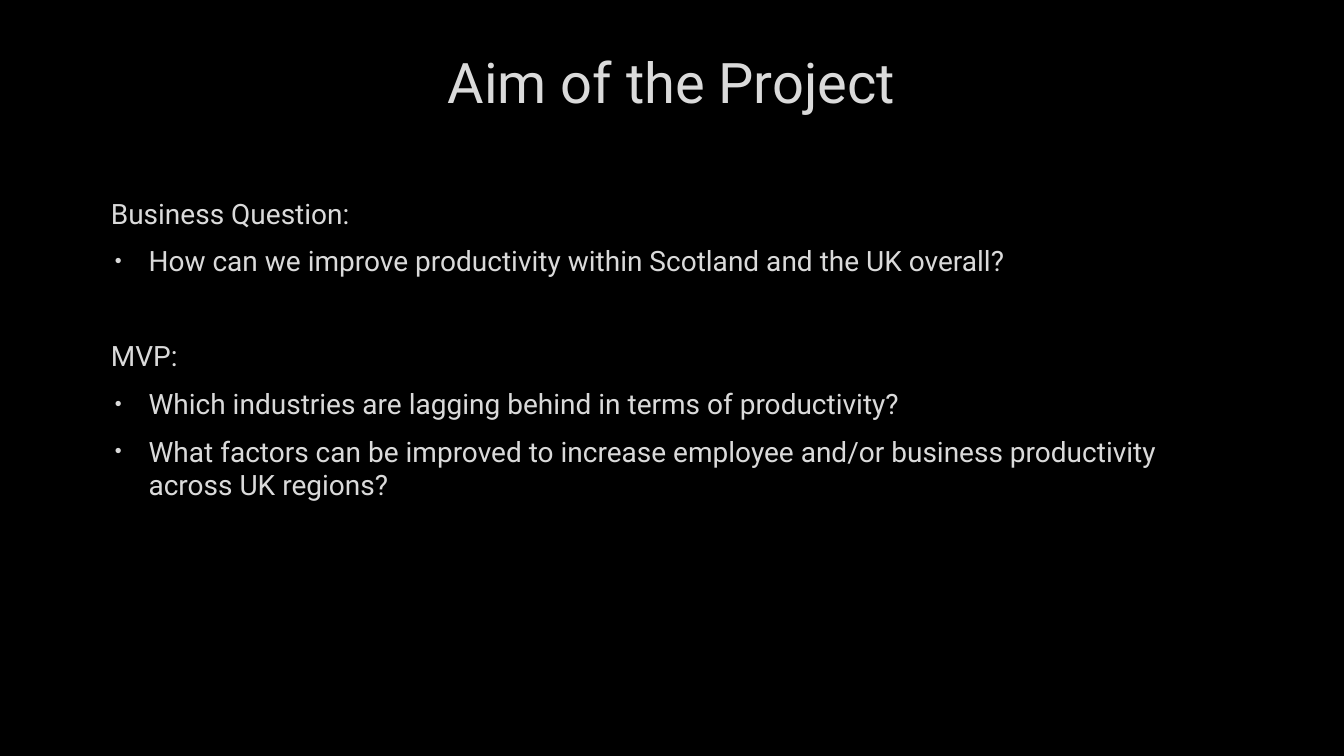
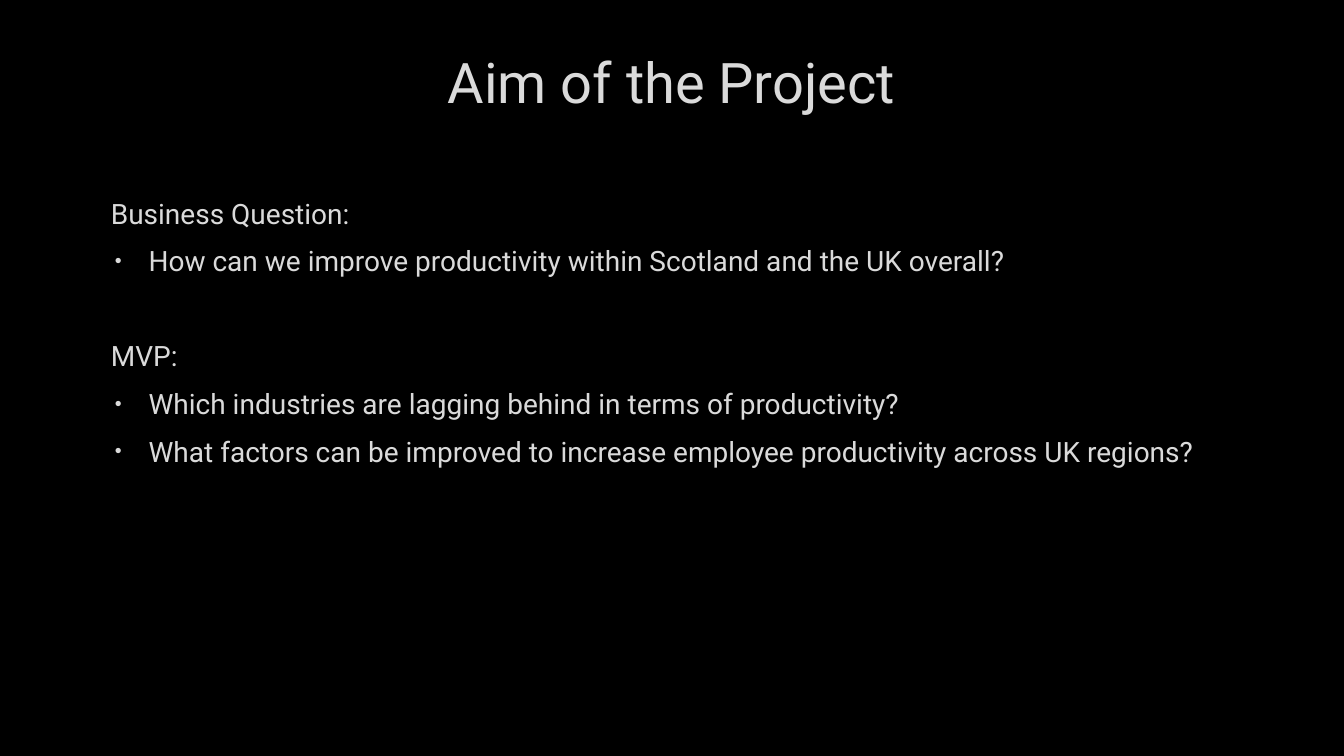
Before and after one commit to kanghinlee/Data-Projects, a slide deck: slide 6 of deloitte_productivity_project/presentation/New Microsoft PowerPoint Presentation.pptx. Drawn at 1344x756 pixels with LibreOffice and Linux fonts; fonts in the diff are those of the drawing; background and template pictures are left out. Boxes give left, top, right and bottom in pixels: in the first picture for what was removed or moved away, otherwise in the second. Text is boxed around its words. In the diff, an @@ line names an element or a change of style, - is before the commit and + after.

```diff
--- a/deloitte_productivity_project/presentation/New Microsoft PowerPoint Presentation.pptx
+++ b/deloitte_productivity_project/presentation/New Microsoft PowerPoint Presentation.pptx
@@ text at [149, 440, 1193, 468]: text changed @@
-• What factors can be improved to increase employee and/or business productivity across UK regions?
+• What factors can be improved to increase employee productivity across UK regions?
```
Also in this commit, not shown: 7 other slides changed, 1 other file.
